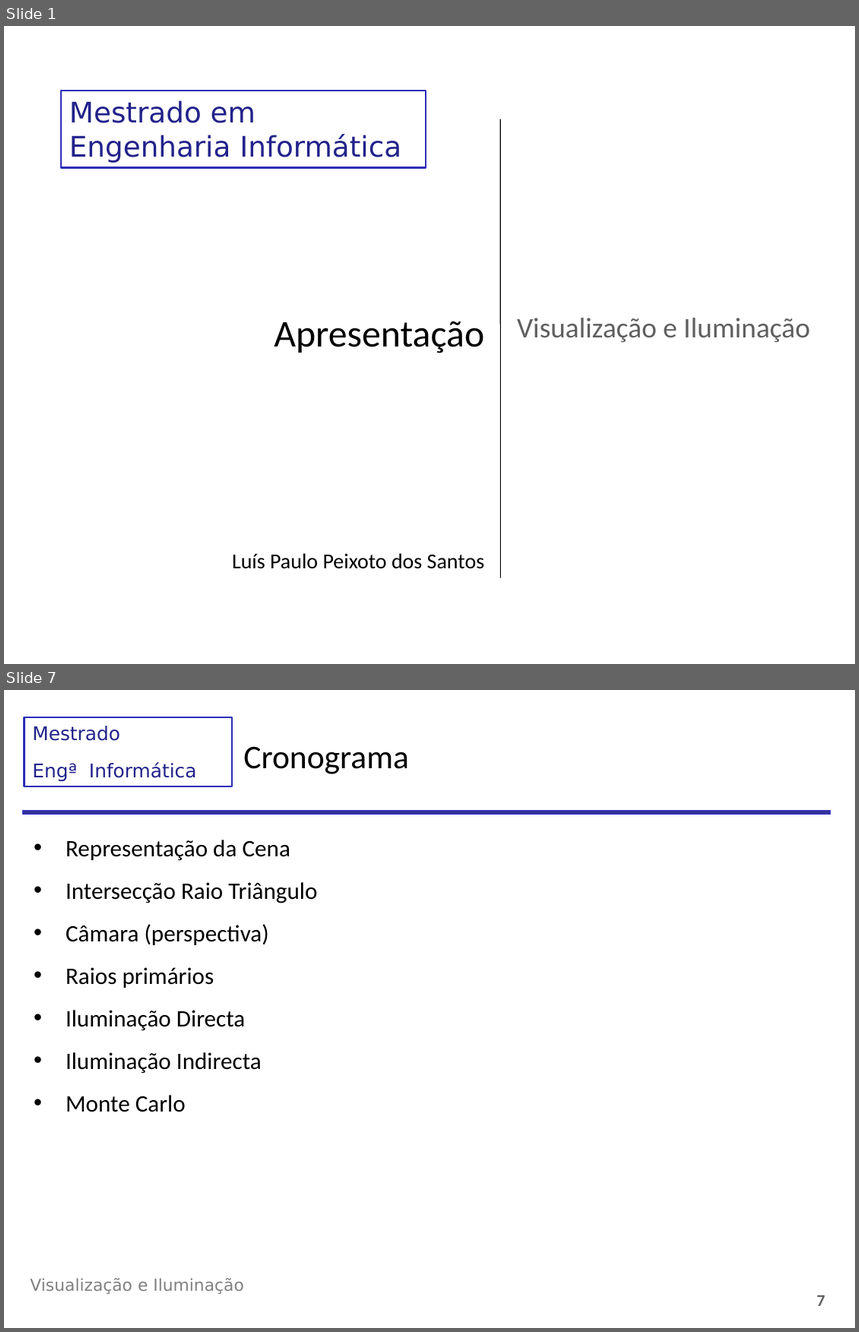
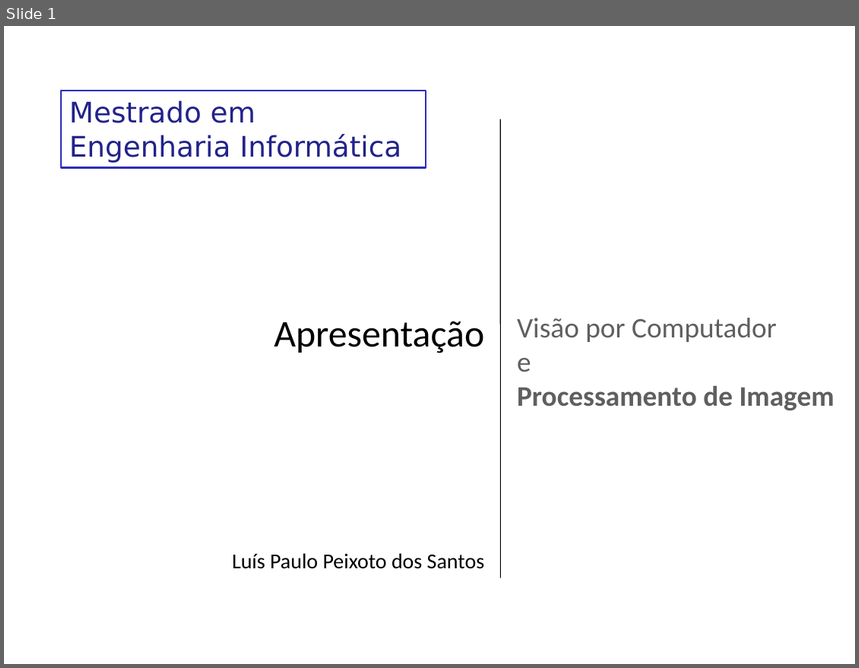
Before and after one commit to LykiFyar/stuff, a slide deck: Yr4/Sem2/CG/VCPI/Aulas/Aula1/00-Apresentacao.pptx. Shown one above the other, each under a label of ours: slides 1 and 7 before the commit, slide 1 after it; the slides between them are not shown. The pictures are 859x1332 and 859x668 pixels, drawn with LibreOffice and Linux fonts; fonts in the diff are those of the drawing; background and template pictures are left out. Boxes give left, top, right and bottom in pixels: in the first picture for what was removed or moved away, otherwise in the second. Text is boxed around its words. In the diff, an @@ line names an element or a change of style, - is before the commit and + after.

```diff
--- a/Yr4/Sem2/CG/VCPI/Aulas/Aula1/00-Apresentacao.pptx
+++ b/Yr4/Sem2/CG/VCPI/Aulas/Aula1/00-Apresentacao.pptx
@@ slide 7 removed at (4,690,855,1328), background picture (left out) @@
@@ rectangle removed at (25,717,232,787) @@
-Mestrado
-Engª Informática
@@ title removed at (243,746,409,774) @@
-Cronograma
@@ rectangle removed at (23,810,831,815) @@
@@ text removed at (66,840,317,1113) @@
-• Representação da Cena
-• Intersecção Raio Triângulo
-• Câmara (perspectiva)
-• Raios primários
-• Iluminação Directa
-• Iluminação Indirecta
-• Monte Carlo
@@ text removed at (30,1278,244,1294) @@
-Visualização e Iluminação
@@ page number removed at (817,1296,826,1306) @@
-7
@@ slide 1 changed as well @@
@@ title at (517,318,835,411): text changed; bold on @@
-Visualização e Iluminação
+Visão por Computador
+e
+Processamento de Imagem
```
Also in this commit, not shown: 1 other slide changed, 2 slides added, 4 other slides removed, 17 other files.
